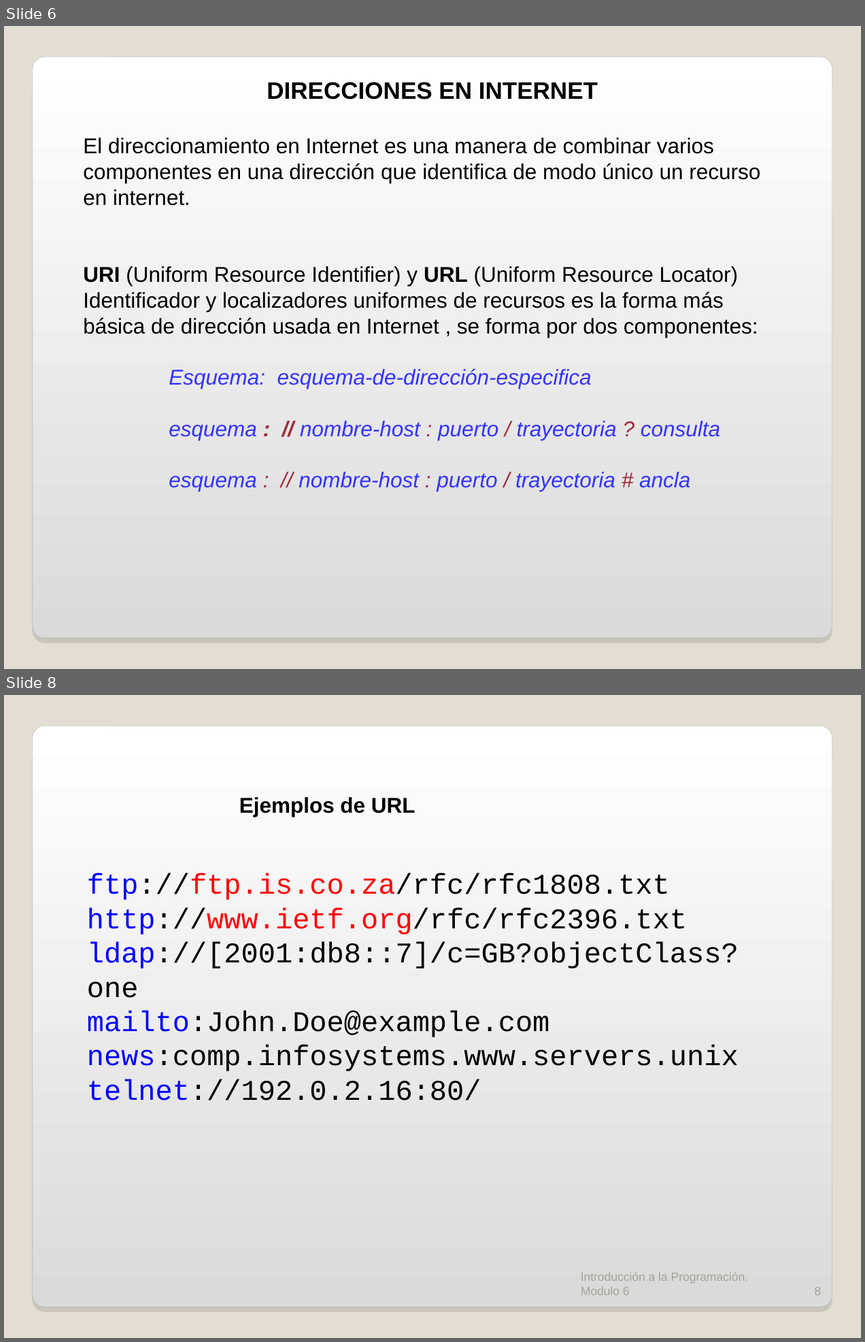
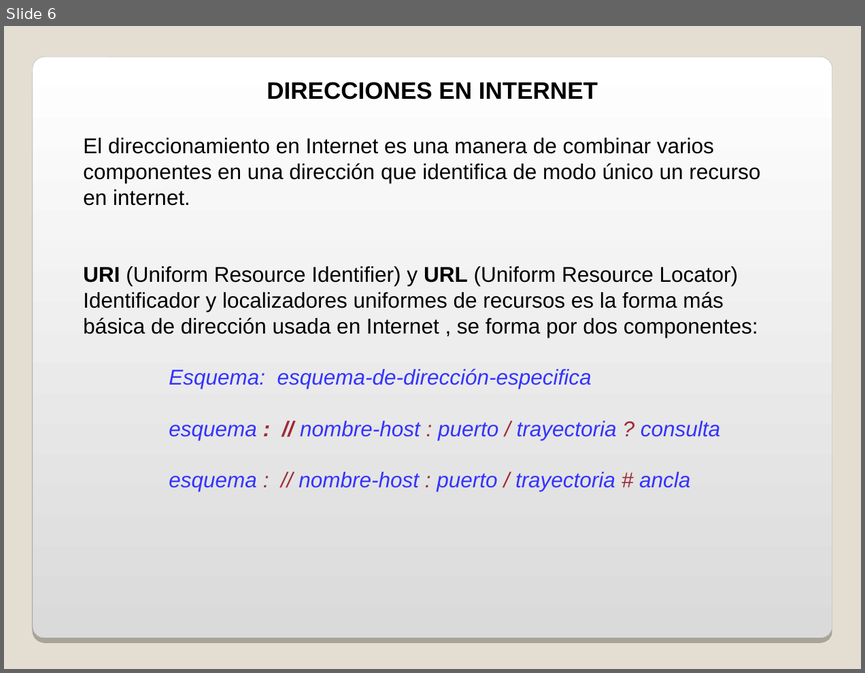
Before and after one commit to fhca/ProgWeb, a slide deck: PRESENTA/Tema 1 WEB Introduccion.ppt. Shown one above the other, each under a label of ours: slides 6 and 8 before the commit, slide 6 after it; the slides between them are not shown. The pictures are 865x1342 and 865x673 pixels, drawn with LibreOffice and Linux fonts; fonts in the diff are those of the drawing; background and template pictures are left out. Boxes give left, top, right and bottom in pixels: in the first picture for what was removed or moved away, otherwise in the second. Text is boxed around its words. In the diff, an @@ line names an element or a change of style, - is before the commit and + after.

```diff
--- a/PRESENTA/Tema 1 WEB Introduccion.ppt
+++ b/PRESENTA/Tema 1 WEB Introduccion.ppt
@@ slide 8 removed at (x1=4, y1=695, x2=861, y2=1338), background #E3DED1; not listed: 1 template element that a slide beside it also shows @@
@@ text removed at (x1=239, y1=797, x2=415, y2=817) @@
-Ejemplos de URL
@@ text removed at (x1=87, y1=873, x2=738, y2=1100) @@
-ftp://ftp.is.co.za/rfc/rfc1808.txt
-http://www.ietf.org/rfc/rfc2396.txt
-ldap://[2001:db8::7]/c=GB?objectClass?one
-mailto:John.Doe@example.com
-news:comp.infosystems.www.servers.unix
-telnet://192.0.2.16:80/
@@ text removed at (x1=581, y1=1272, x2=749, y2=1295) @@
-Introducción a la Programación. Modulo 6
@@ page number removed at (x1=814, y1=1287, x2=821, y2=1295) @@
-8
@@ slide 6 changed as well @@
@@ rounded rectangle at (x1=33, y1=57, x2=832, y2=638): shadow changed @@
```
Also in this commit, not shown: 14 other slides changed, 1 other slide removed, 9 other files.
